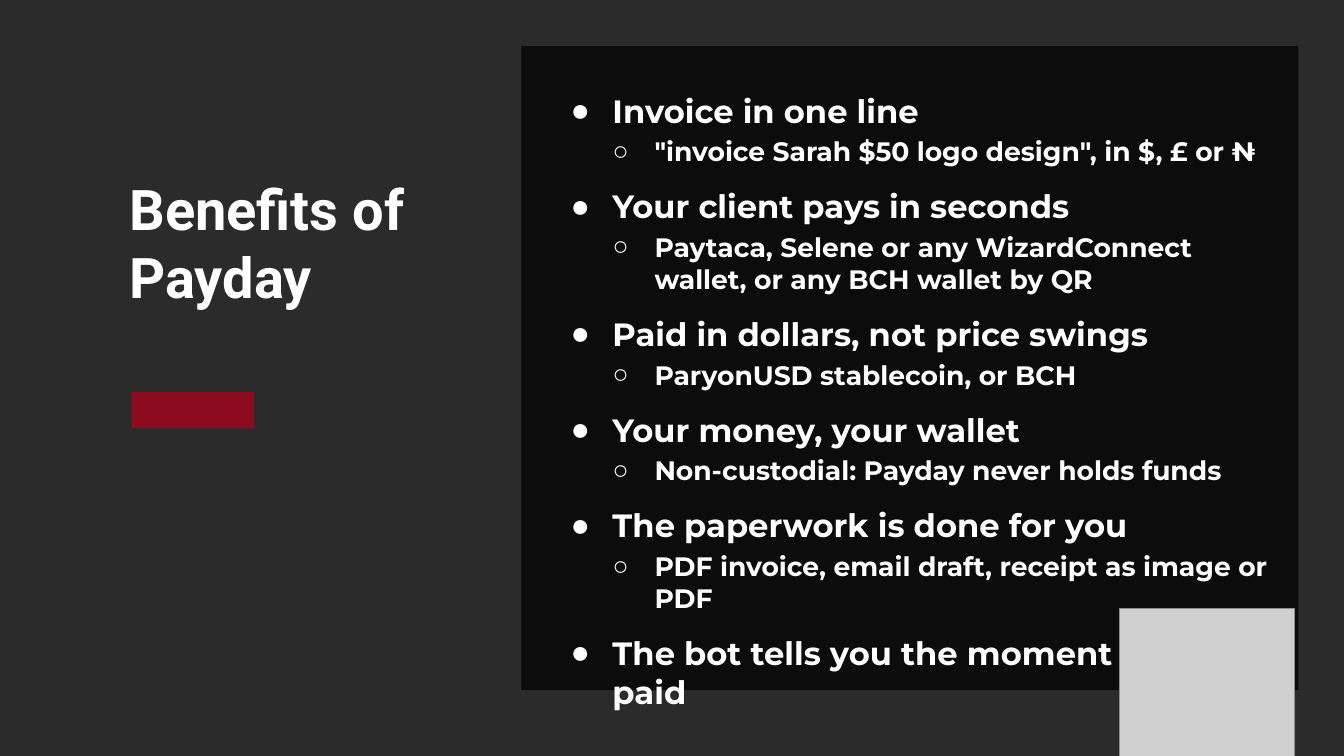
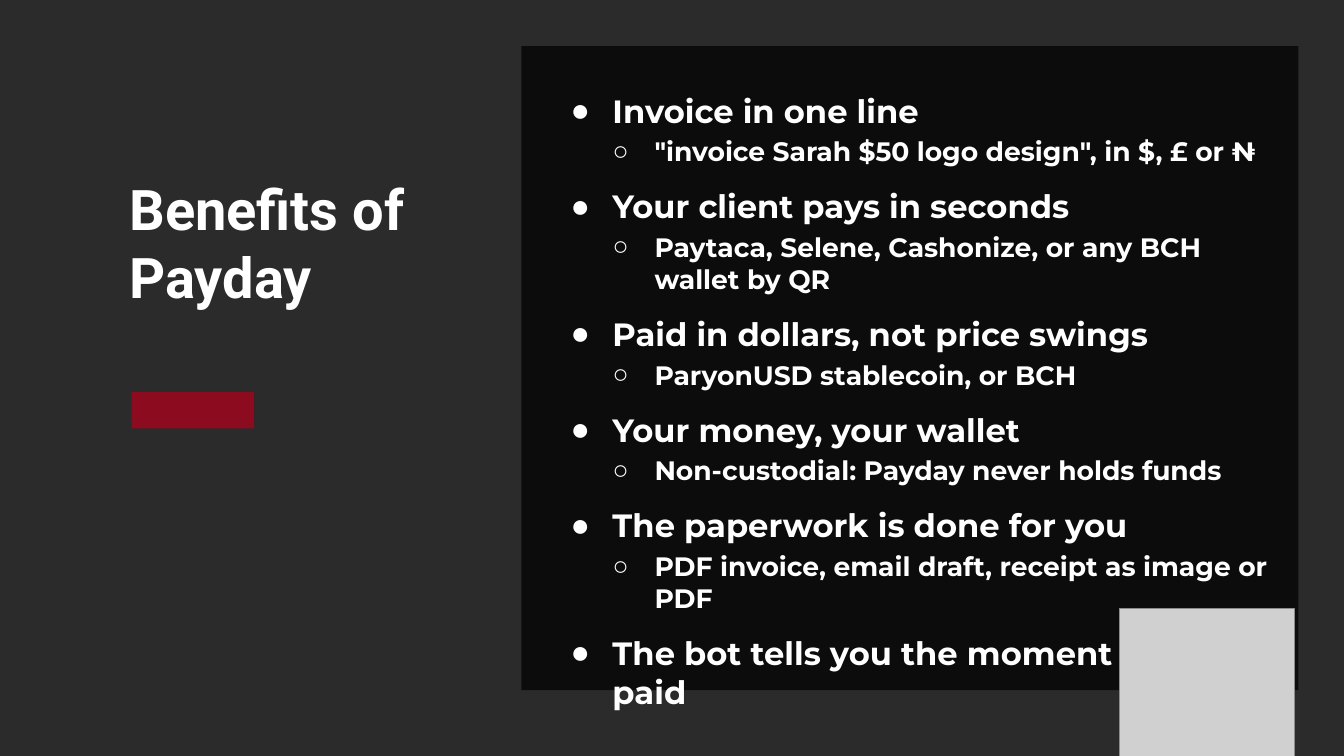
Before and after one commit to Finney06/payday, a slide deck: slide 4 of public/slides/Payday-BCH-BLAZE-2026.pptx. Drawn at 1344x756 pixels with LibreOffice and Linux fonts; fonts in the diff are those of the drawing; grey boxes stand for pictures; background and template pictures are left out; a plain dark background stands for a picture behind light text. Boxes give left, top, right and bottom in pixels: in the first picture for what was removed or moved away, otherwise in the second. Text is boxed around its words. In the diff, an @@ line names an element or a change of style, - is before the commit and + after.

Commit message:
Add Cashonize: tested wallets and mainnet proof in README, site and slides

```diff
--- a/public/slides/Payday-BCH-BLAZE-2026.pptx
+++ b/public/slides/Payday-BCH-BLAZE-2026.pptx
@@ text at (x1=655, y1=236, x2=1201, y2=295): text changed @@
-  ○ Paytaca, Selene or any WizardConnect wallet, or any BCH wallet by QR
+  ○ Paytaca, Selene, Cashonize, or any BCH wallet by QR
```
Also in this commit, not shown: 1 other slide changed, 5 other files.
